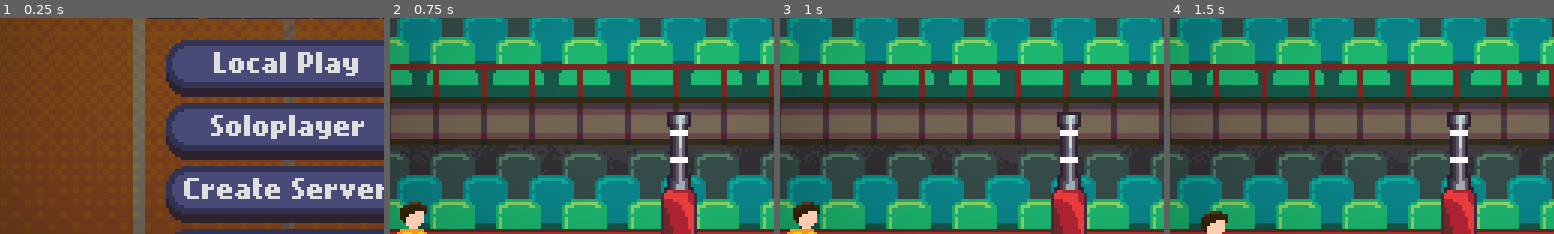
Above: before the commit, frames 1-4 (left to right).
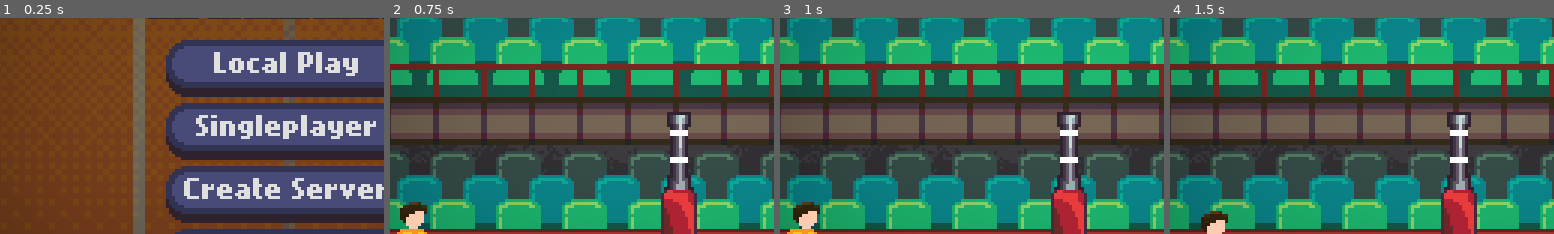
Above: after the commit, the same moments.

Repository: wonderdip/Arcade-Game
Game: Godot game, scene res://Scenes/Menus/title_screen.tscn
Two runs of this game, one before a commit and one after it. Both use one fixed random seed, a clock stepped at 60 frames per second and the inputs below.
Inputs:
- Up to frame 1 (0.25 s): no input
- Up to frame 2 (0.75 s): click "Soloplayer" (after the commit: "Singleplayer") at 0.5 s
- Up to frame 3 (1 s): no input
- Up to frame 4 (1.5 s): hold D (right) from 1.28 s (still down); hold C (bump) from 1.28 s (still down)
The pictures show only the part of the screen within x 12-62%, y 29-79%; the shares and areas given below are measured in that part.

The runs differ from the first frame. In frame 1, 2.2% of the frame differs, in the area x 51-98%, y 44-57%; in frame 2, nothing differs; in frame 3, nothing differs; in frame 4, nothing differs.

Commit message:
trying to fix 4 player servers

Diff:
--- a/Scenes/Menus/main_menu.tscn
+++ b/Scenes/Menus/main_menu.tscn
@@ -41,7 +41,7 @@
 [node name="Solo" type="Button" parent="Server"]
 layout_mode = 2
 size_flags_vertical = 4
-text = "Soloplayer
+text = "Singleplayer
 "
 
 [node name="Server" type="Button" parent="Server"]
--- a/Scenes/audio_manager.tscn
+++ b/Scenes/audio_manager.tscn
@@ -6,5 +6,5 @@
 [node name="AudioManager" type="Node"]
 script = ExtResource("1_sm2tf")
 
-[node name="AudioStreamPlayer2D" type="AudioStreamPlayer2D" parent="."]
+[node name="Click" type="AudioStreamPlayer2D" parent="."]
 stream = ExtResource("2_4tj6f")
--- a/Scripts/audio_manager.gd
+++ b/Scripts/audio_manager.gd
@@ -1,6 +1,6 @@
 extends Node
 
-@onready var click_player: AudioStreamPlayer2D = $AudioStreamPlayer2D
+@onready var click_player: AudioStreamPlayer2D = $Click
 
 var current_player: AudioStreamPlayer2D
 
--- a/Scripts/player.gd
+++ b/Scripts/player.gd
@@ -39,6 +39,10 @@
 		var peer_id = name.to_int()
 		if multiplayer.get_unique_id() == peer_id:
 			if multiplayer.is_server():
+				global_position = Vector2(40, 112)
+			elif player_number == 1:
+				global_position = Vector2(216, 112)
+			elif player_number == 2:
 				global_position = Vector2(40, 112)
 			else:
 				global_position = Vector2(216, 112)
--- a/Scripts/world.gd
+++ b/Scripts/world.gd
@@ -153,7 +153,6 @@
 	if body is CharacterBody2D and "in_blockzone" in body:
 		body.in_blockzone = false
 
-
 func _on_ball_timer_timeout() -> void:
 	if not ball_spawned:
 		if is_network_mode:
